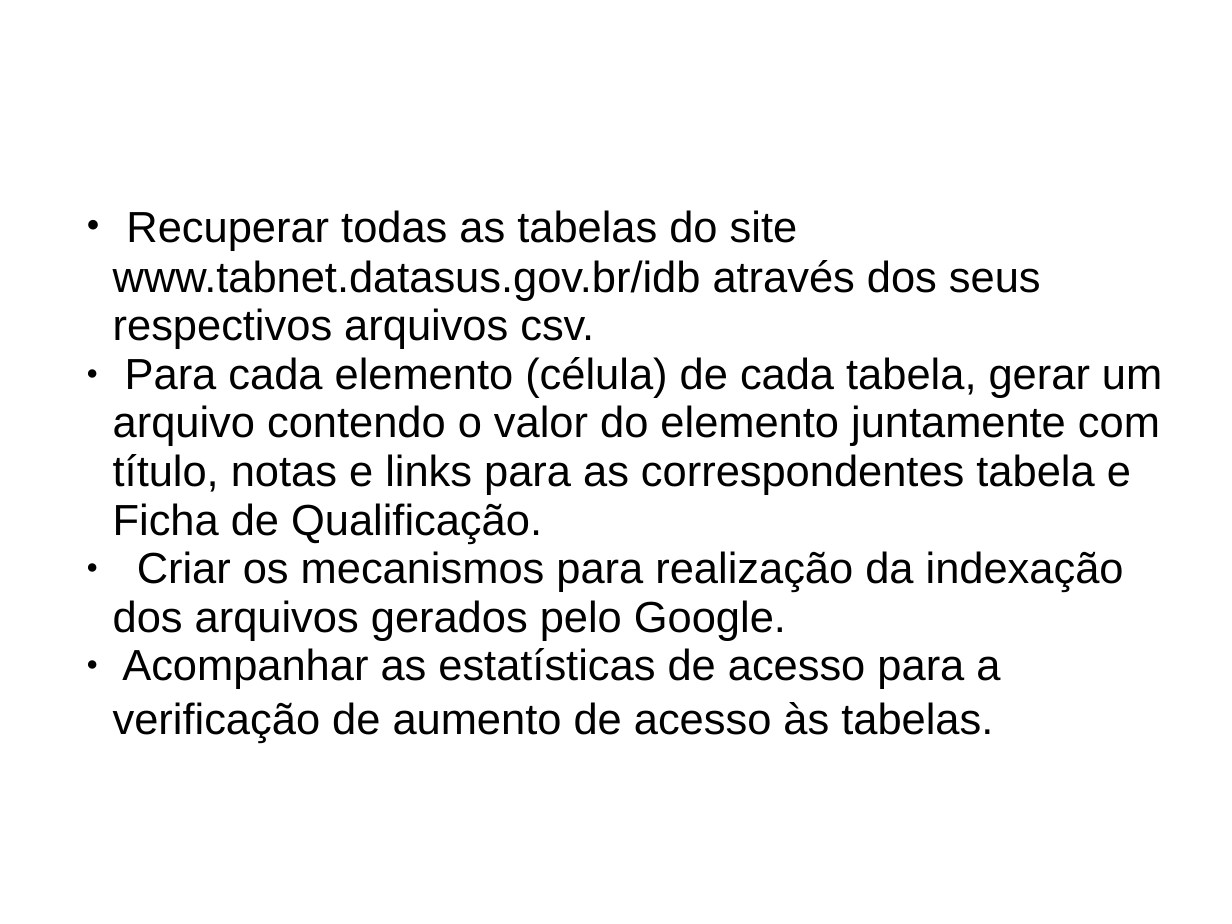
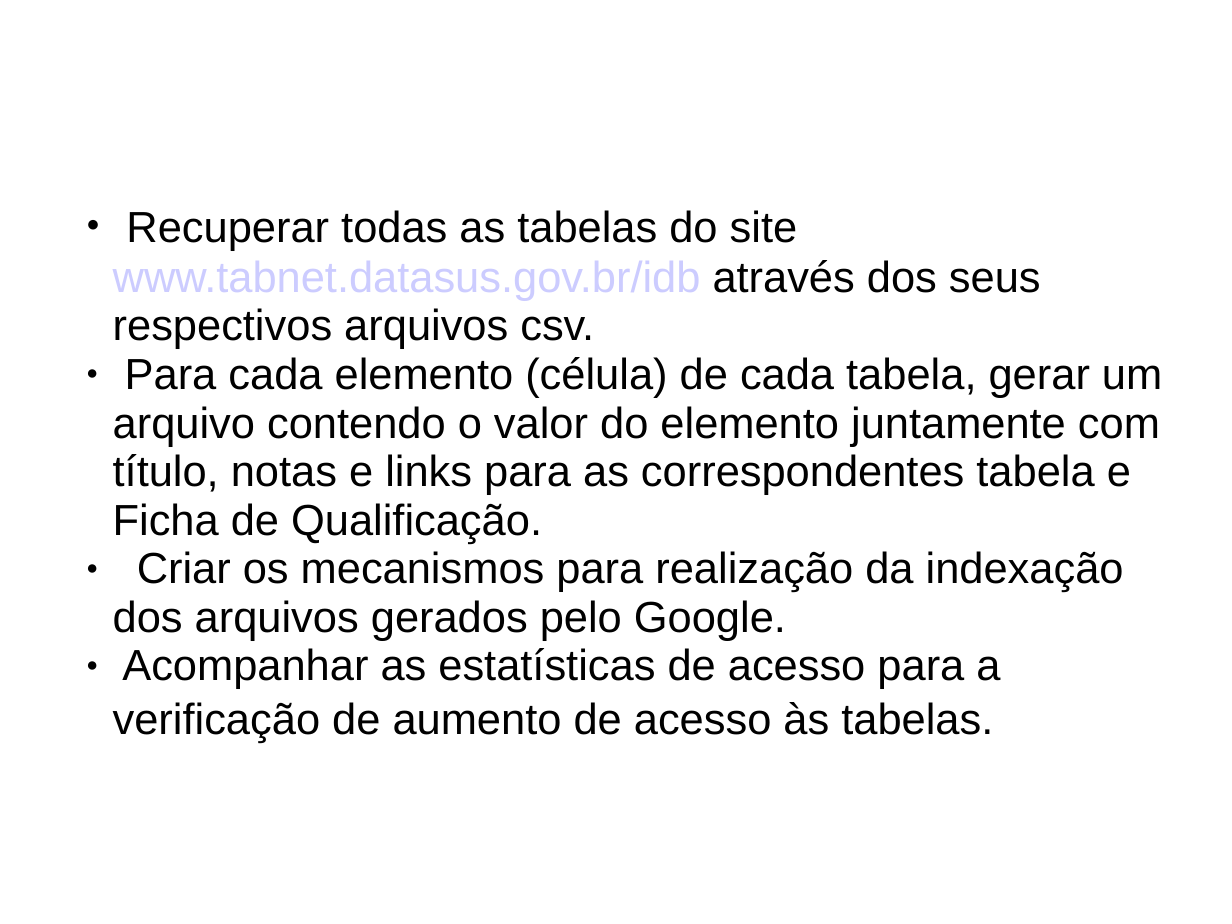
Before and after one commit to bireme/TabNetCells, a slide deck: slide 1 of apresentação.ppt. Drawn at 1232x924 pixels with LibreOffice and Linux fonts; fonts in the diff are those of the drawing; background and template pictures are left out. Boxes give left, top, right and bottom in pixels: in the first picture for what was removed or moved away, otherwise in the second. Text is boxed around its words. In the diff, an @@ line names an element or a change of style, - is before the commit and + after.

```diff
--- a/apresentação.ppt
+++ b/apresentação.ppt
@@ subtitle "Recuperar todas as tabelas do ..." at [113,210,1162,743]: text colour #000000 to #CCCCFF in "www.tabnet.datasus.gov.br/idb" @@
```
Also in this commit, not shown: 4 other slides changed, 27 other files.
